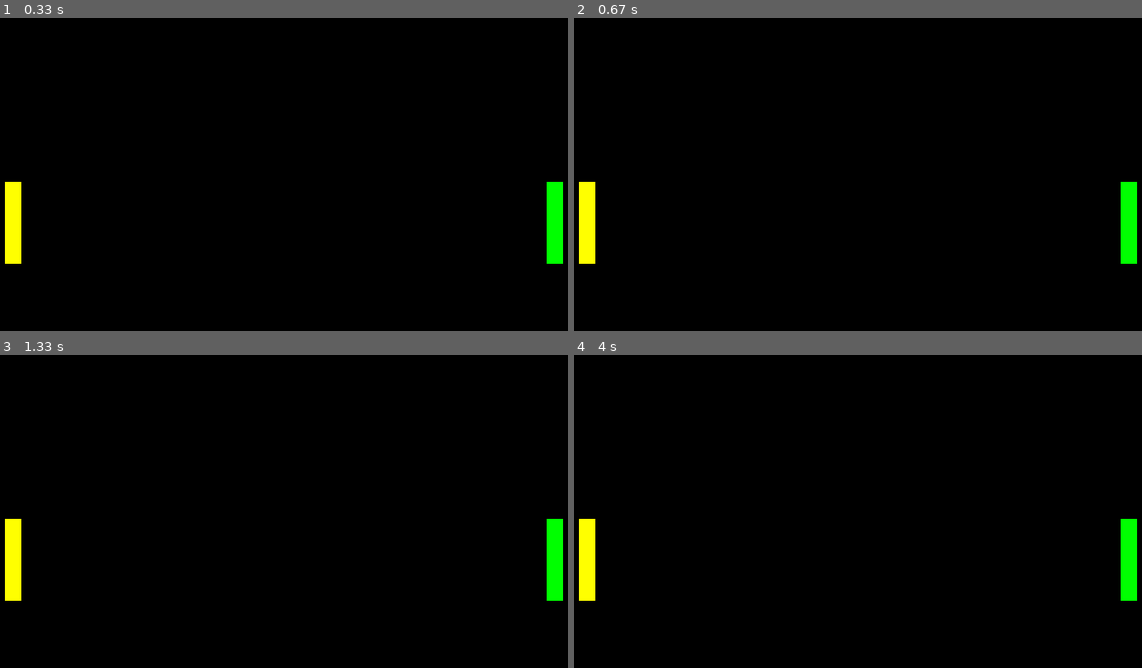
Above: before the commit, frames 1-4 (two rows, left to right).
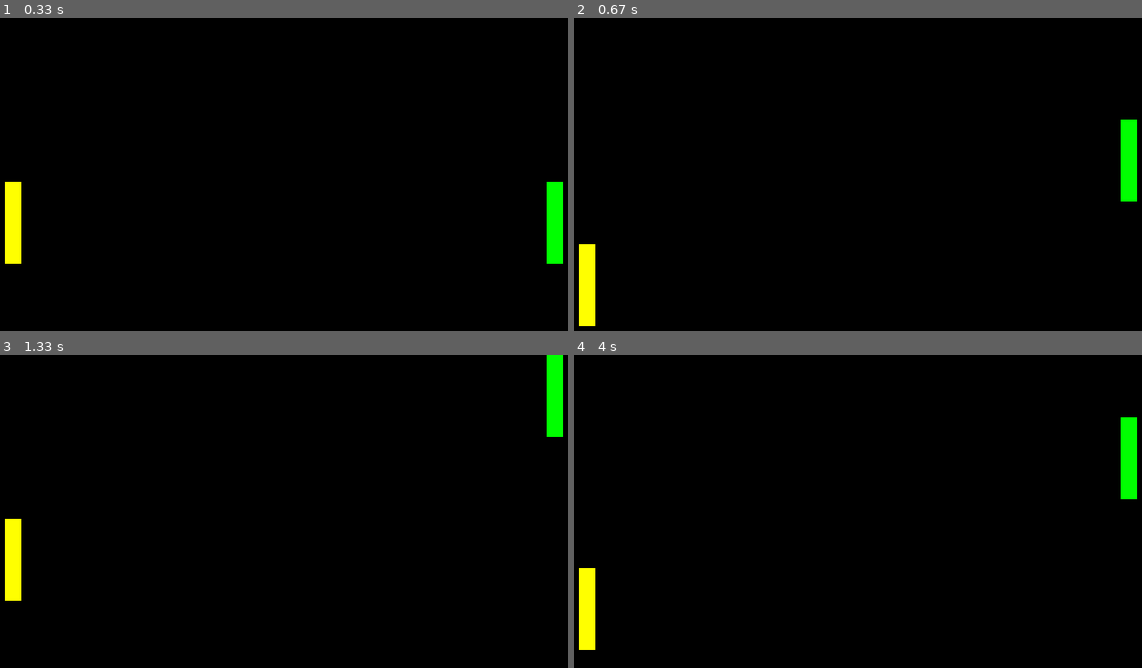
Above: after the commit, the same moments.

Repository: sarvesh10491/pygames
Game: pygame game, started from pong/main.py
The game is run twice, just before and just after one commit, with the same random seed, the same clock (stepped at 60 frames per second) and the same inputs.
Inputs:
- Up to frame 1 (0.33 s): no input
- Up to frame 2 (0.67 s): hold S from 0.33 s (still down); hold Up from 0.33 s (still down)
- Up to frame 3 (1.33 s): release S at 0.8 s; release Up at 0.8 s; hold Up 0.83-1.3 s; hold W 0.83-1.3 s
- Up to frame 4 (4 s): hold Down 1.33-1.63 s; hold S 1.33-1.63 s; hold Up 1.67-2.03 s; hold W 1.67-2.03 s; hold Down 2.07-2.43 s; hold S 2.07-2.43 s; hold Up 2.47-2.77 s; hold W 2.47-2.77 s; hold Down 2.8-3.1 s; hold S 2.8-3.1 s; hold Up 3.13-3.5 s; hold W 3.13-3.5 s; hold Down 3.53-3.9 s; hold S 3.53-3.9 s; hold Up from 3.93 s (still down); hold W from 3.93 s (still down)

Frame 1 is identical in both runs. In frame 2, 2.3% of the frame differs, in the area x 0-100%, y 32-99%; in frame 3, 1.5%; in frame 4, 2.4%, in the area x 0-100%, y 19-95%.

Commit message:
Pong update with paddle movement

Diff:
--- a/pong/main.py
+++ b/pong/main.py
@@ -5,6 +5,7 @@
     run = True
 
     while run:
+        pong.clock.tick(pong.FPS)
         pong.draw()
 
         for event in pygame.event.get():
@@ -12,6 +13,9 @@
                 run = False
                 break
 
+        keys = pygame.key.get_pressed()
+        pong.move_paddle(keys)
+
     pygame.quit()
 
 if __name__ == '__main__':
--- a/pong/pong.py
+++ b/pong/pong.py
@@ -1,9 +1,4 @@
 import pygame
-import time
-import random
-from enum import Enum
-from collections import namedtuple
-import numpy as np
 
 pygame.init()
 
@@ -48,6 +43,8 @@
         icon = pygame.image.load("icon.png")
         pygame.display.set_icon(icon)
 
+        # Init clock
+        self.FPS = 60
         self.clock = pygame.time.Clock()
 
     def draw(self):
@@ -57,6 +54,17 @@
         self.R_pad.draw(self.display)
 
         pygame.display.update()
+
+    def move_paddle(self, keys):
+        if keys[pygame.K_w] and self.L_pad.y - self.L_pad.VEL >= 0:
+            self.L_pad.move(up=True)
+        if keys[pygame.K_s] and self.L_pad.y + self.L_pad.VEL + self.PADDLE_HEIGHT <= self.HEIGHT:
+            self.L_pad.move(up=False)
+
+        if keys[pygame.K_UP] and self.R_pad.y - self.R_pad.VEL >= 0:
+            self.R_pad.move(up=True)
+        if keys[pygame.K_DOWN] and self.R_pad.y + self.R_pad.VEL + self.PADDLE_HEIGHT <= self.HEIGHT:
+            self.R_pad.move(up=False)
 
 
 class Paddle:
